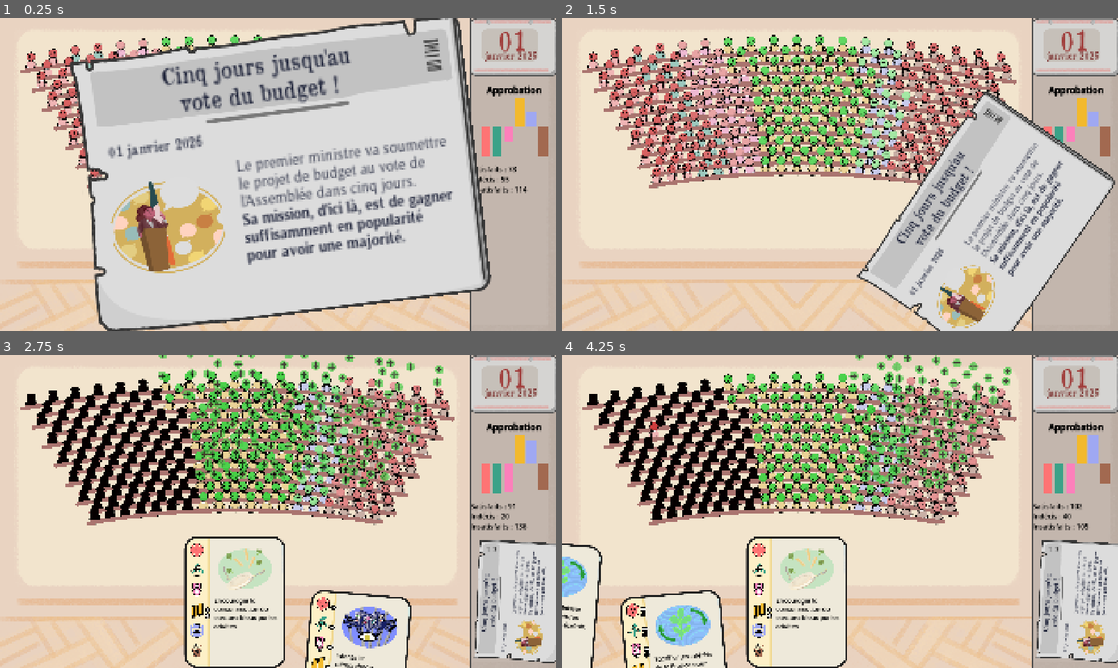
Above: before the commit, frames 1-4 (two rows, left to right).
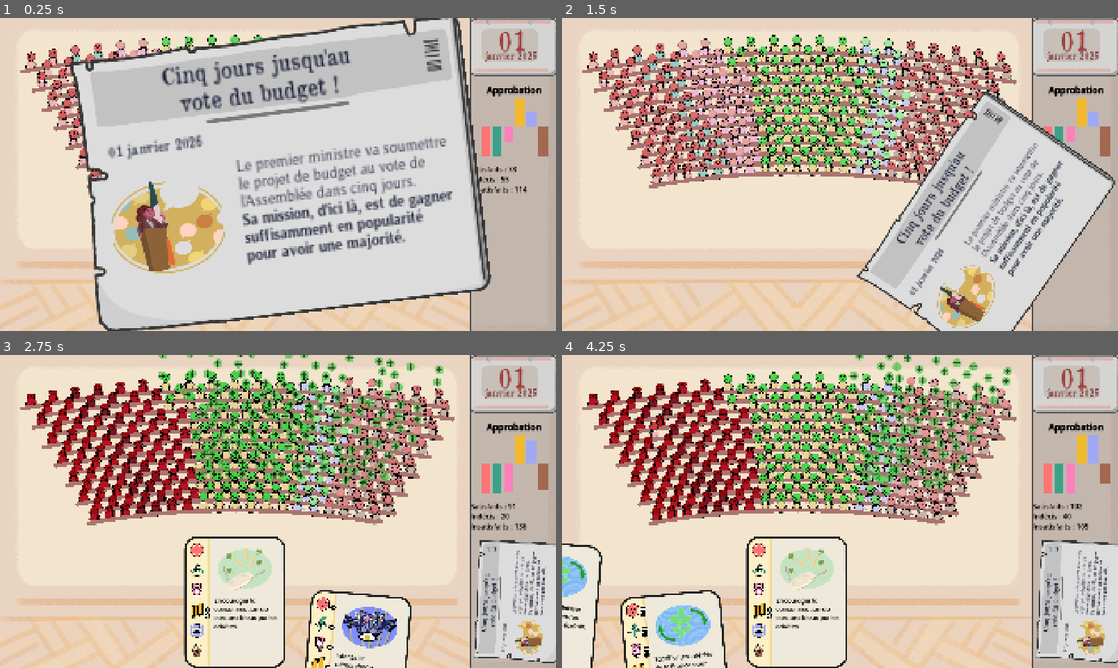
Above: after the commit, the same moments.

Repository: remimorvan/assemblee-nationale-simulator
Game: Godot game, scene res://scenes/game.tscn
Same seed, same stepped clock (60 frames per second), same inputs: the game is played once before the commit and once after it.
Inputs (mouse positions are in pixels of both pictures, inside the frame that each line leads up to):
- Up to frame 1 (0.25 s): no input
- Up to frame 2 (1.5 s): tap Enter at 0.5 s; move the mouse to (1073, 127) at 0.52 s; click (1073, 127) at 0.67 s; tap Space at 1.25 s; move the mouse to (840, 174) at 1.27 s; click (840, 174) at 1.42 s
- Up to frame 3 (2.75 s): move the mouse to (111, 608) at 2.02 s; click (111, 608) at 2.17 s
- Up to frame 4 (4.25 s): move the mouse to (795, 602) at 2.77 s; click (795, 602) at 2.92 s; move the mouse to (895, 608) at 3.52 s; click (895, 608) at 3.67 s

The runs differ from the first frame. In frame 1, less than 0.1% of the frame differs, in the area x 29-47%, y 6-9%; in frame 2, 0.4%; in frame 3, 4.6%; in frame 4, 4.6%, in the area x 4-63%, y 6-53%.

Commit message:
Slight modification to MP's animations

Diff:
--- a/scenes/mp.tscn
+++ b/scenes/mp.tscn
@@ -147,10 +147,10 @@
 tracks/2/interp = 1
 tracks/2/loop_wrap = true
 tracks/2/keys = {
-"times": PackedFloat32Array(0, 0.333333, 0.533333, 0.833333, 0.99),
-"transitions": PackedFloat32Array(1, 1, 1, 0.329877, 1),
-"update": 0,
-"values": [Color(1, 1, 1, 1), Color(0.495892, 0.0529042, 0.119917, 1), Color(0, 0, 0, 1), Color(0.495892, 0.0529042, 0.119917, 1), Color(1, 1, 1, 1)]
+"times": PackedFloat32Array(0, 0.333333, 0.833333, 0.99),
+"transitions": PackedFloat32Array(1, 1, 0.329877, 1),
+"update": 0,
+"values": [Color(1, 1, 1, 1), Color(0.719908, 0.10198, 0.192907, 1), Color(0.780981, 0.121145, 0.158076, 1), Color(1, 1, 1, 1)]
 }
 
 [sub_resource type="AnimationLibrary" id="AnimationLibrary_b5mkm"]
Binary file changed: assets/MP/MP_face_2.png
